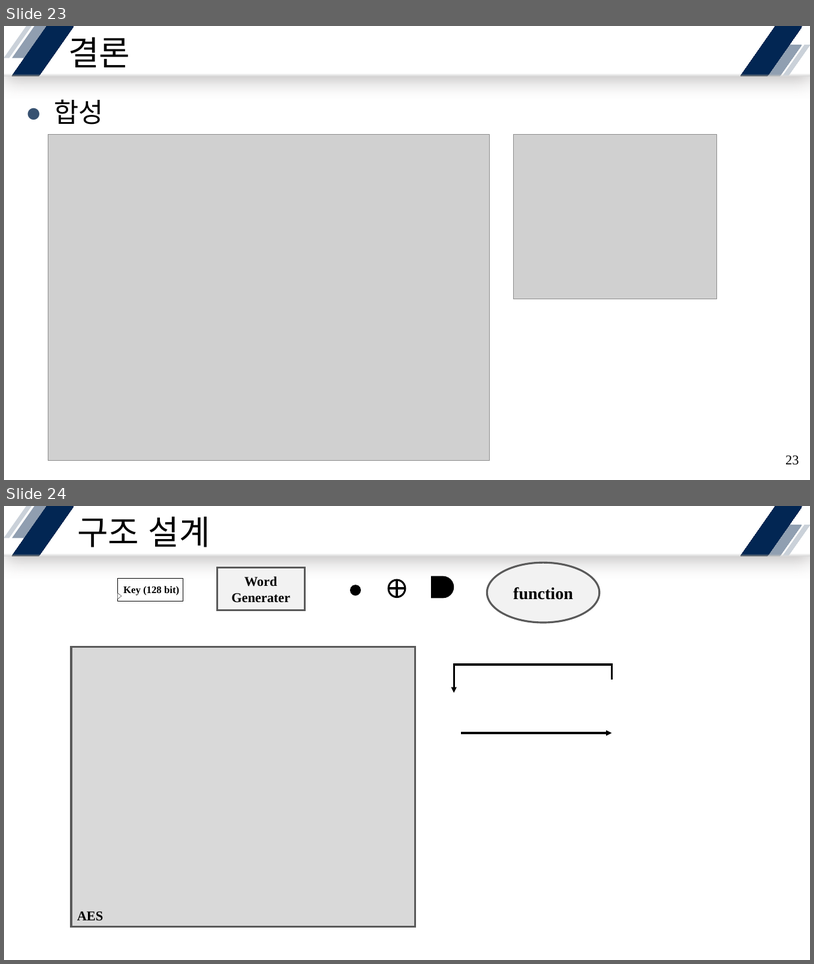
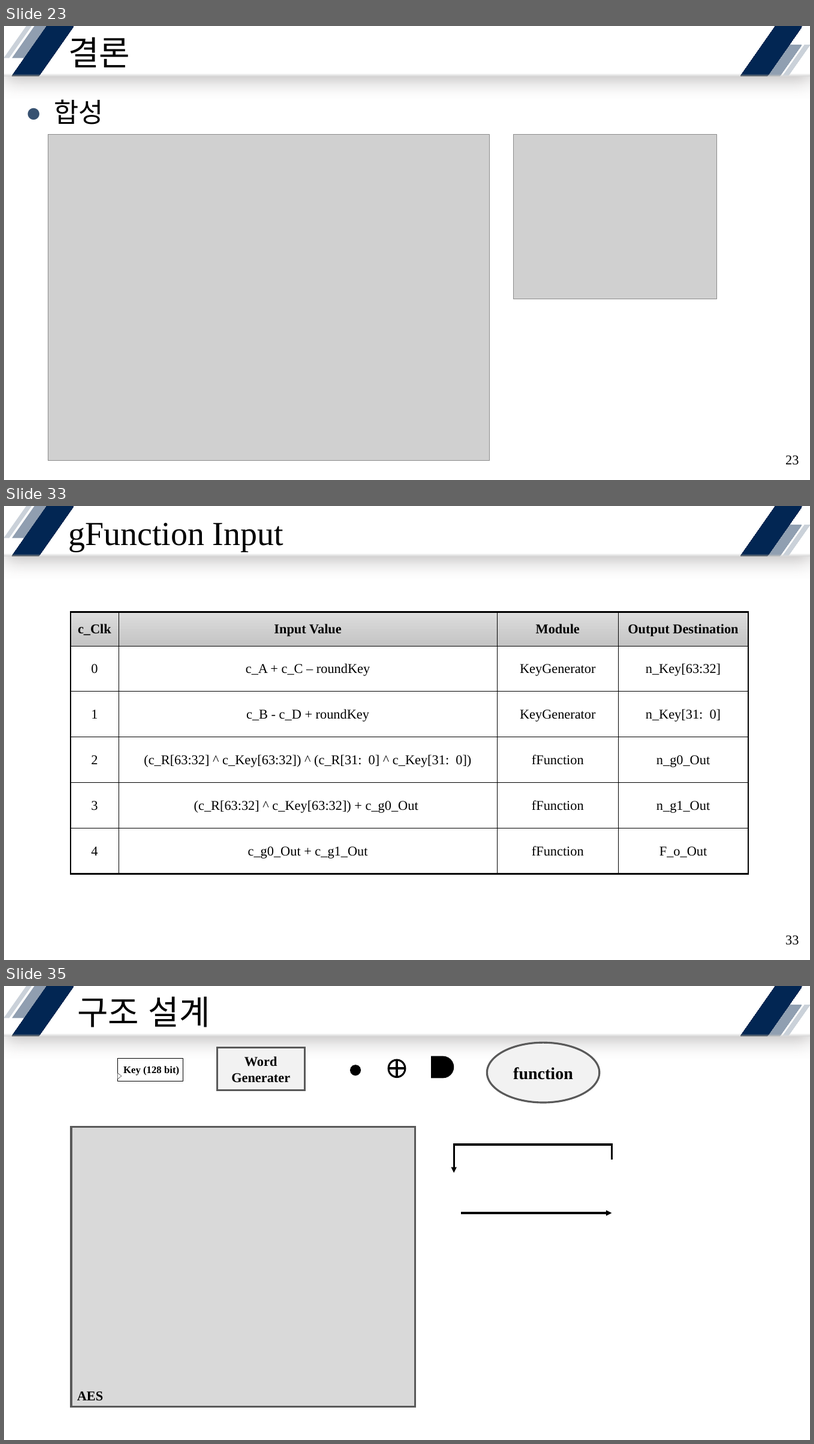
Before and after one commit to yuyu0830/FPGA_AES128, a slide deck: SEED/ref/SEED-128.pptx. Shown one above the other, each under a label of ours: slides 23 and 24 before the commit, slides 23, 33 and 35 after it; the slides between them are not shown. The pictures are 814x964 and 814x1444 pixels, drawn with LibreOffice and Linux fonts; fonts in the diff are those of the drawing; grey boxes stand for pictures. Boxes give left, top, right and bottom in pixels: in the first picture for what was removed or moved away, otherwise in the second. Text is boxed around its words. In the diff, an @@ line names an element or a change of style, - is before the commit and + after.

```diff
--- a/SEED/ref/SEED-128.pptx
+++ b/SEED/ref/SEED-128.pptx
@@ slide 33 added at (x1=4, y1=506, x2=810, y2=960), background #FFFFFF; not listed: 7 template elements that a slide beside it also shows @@
@@ title added at (x1=68, y1=523, x2=284, y2=552), 40 pt, text #000000 @@
+gFunction Input
@@ table added at (x1=71, y1=612, x2=749, y2=873), 6 rows, 4 columns @@
+c_Clk | Input Value | Module | Output Destination
+0 | c_A + c_C – roundKey | KeyGenerator | n_Key[63:32]
+1 | c_B - c_D + roundKey | KeyGenerator | n_Key[31: 0]
+2 | (c_R[63:32] ^ c_Key[63:32]) ^ (c_R[31: 0] ^ c_Key[31: 0]) | fFunction | n_g0_Out
+3 | (c_R[63:32] ^ c_Key[63:32]) + c_g0_Out | fFunction | n_g1_Out
+4 | c_g0_Out + c_g1_Out | fFunction | F_o_Out
@@ page number added at (x1=786, y1=935, x2=799, y2=945), 16 pt, text #000000 @@
+33
@@ what was slide 24 is now slide 35 @@
```
Also in this commit, not shown: 1 slide changed, 10 other slides added, 15 other files.
